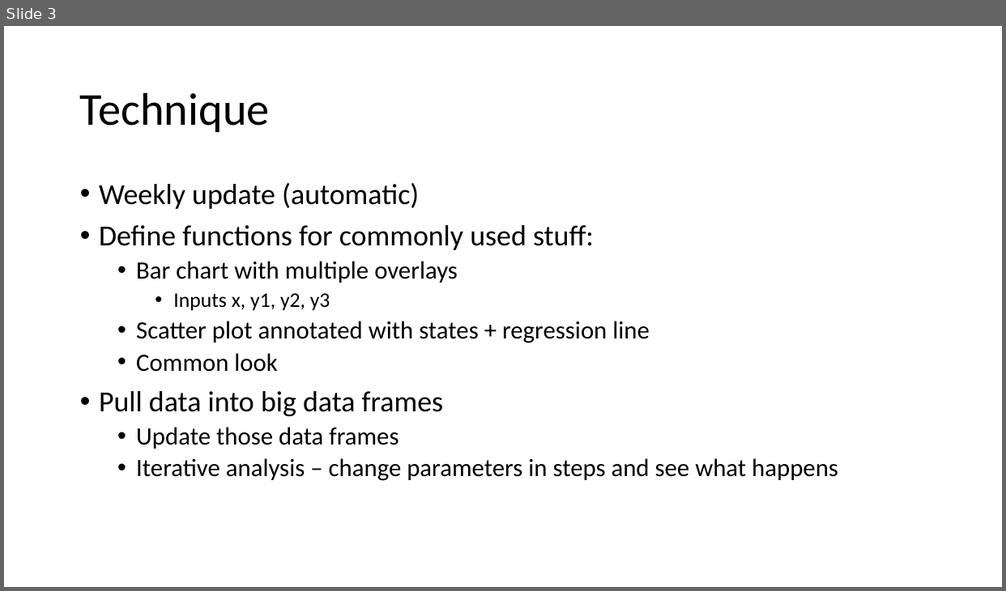
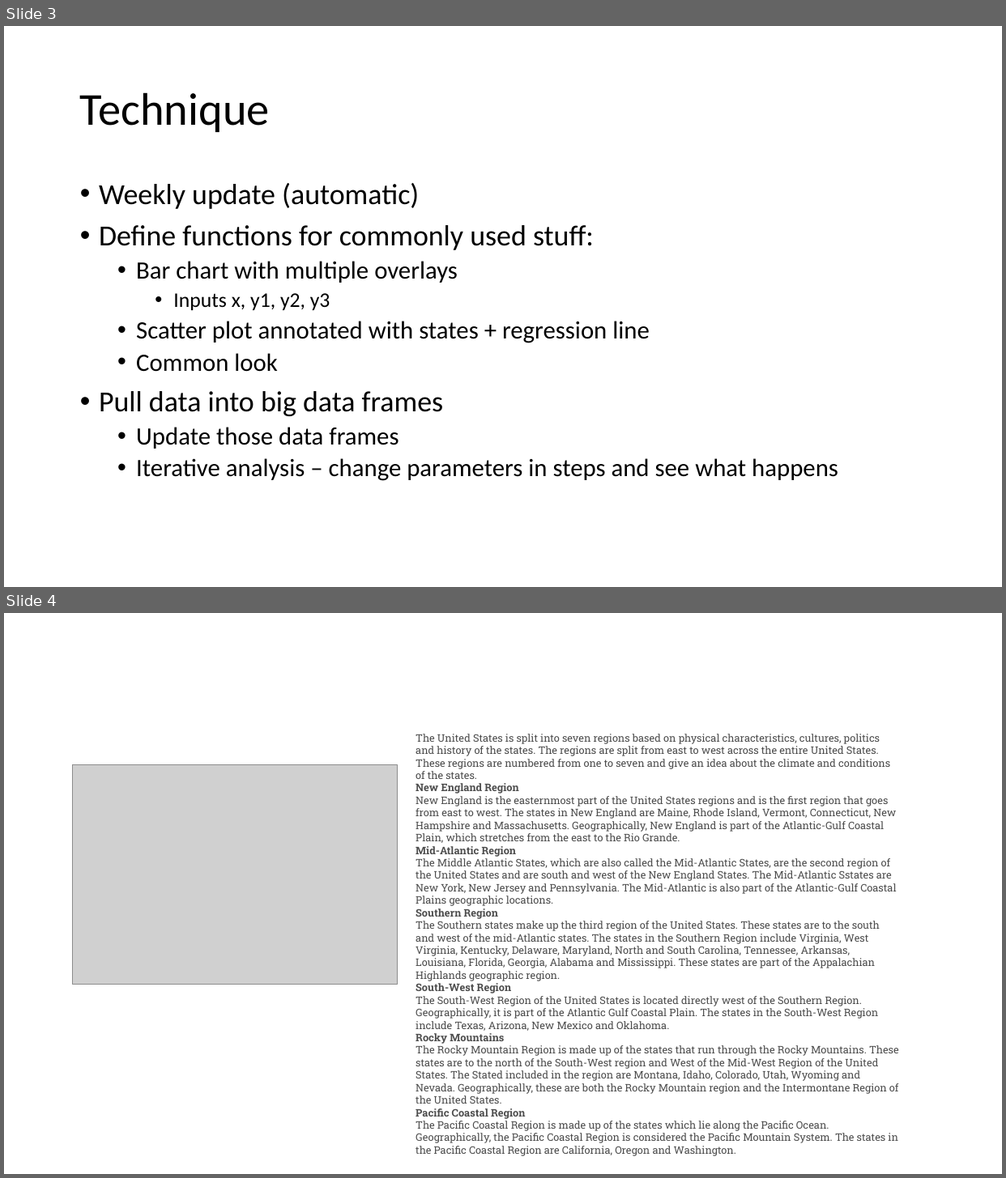
Before and after one commit to jenniecinelli/COVID-19-Data-US-State, a slide deck: Project_1_next_steps.pptx. Shown one above the other, each under a label of ours: slide 3 before the commit, slides 3 and 4 after it. The pictures are 1006x591 and 1006x1178 pixels, drawn with LibreOffice and Linux fonts; fonts in the diff are those of the drawing; grey boxes stand for pictures. Boxes give left, top, right and bottom in pixels: in the first picture for what was removed or moved away, otherwise in the second. Text is boxed around its words. In the diff, an @@ line names an element or a change of style, - is before the commit and + after.

```diff
--- a/Project_1_next_steps.pptx
+++ b/Project_1_next_steps.pptx
@@ slide 4 added at [4,613,1002,1174], background #FFFFFF @@
@@ text added at [415,734,899,1157], 10 pt, text #4D4D4D @@
+The United States is split into seven regions based on physical characteristics, cultures, politics and history of the states. The regions are split from east to west across the entire United States. These regions are numbered from one to seven and give an idea about the climate and conditions of the states.
+New England Region
+New England is the easternmost part of the United States regions and is the first region that goes from east to west. The states in New England are Maine, Rhode Island, Vermont, Connecticut, New Hampshire and Massachusetts. Geographically, New England is part of the Atlantic-Gulf Coastal Plain, which stretches from the east to the Rio Grande.
+Mid-Atlantic Region
+The Middle Atlantic States, which are also called the Mid-Atlantic States, are the second region of the United States and are south and west of the New England States. The Mid-Atlantic Sstates are New York, New Jersey and Pennsylvania. The Mid-Atlantic is also part of the Atlantic-Gulf Coastal Plains geographic locations.
+Southern Region
+The Southern states make up the third region of the United States. These states are to the south and west of the mid-Atlantic states. The states in the Southern Region include Virginia, West Virginia, Kentucky, Delaware, Maryland, North and South Carolina, Tennessee, Arkansas, Louisiana, Florida, Georgia, Alabama and Mississippi. These states are part of the Appalachian Highlands geographic region.
+South-West Region
+The South-West Region of the United States is located directly west of the Southern Region. Geographically, it is part of the Atlantic Gulf Coastal Plain. The states in the South-West Region include Texas, Arizona, New Mexico and Oklahoma.
+Rocky Mountains
+The Rocky Mountain Region is made up of the states that run through the Rocky Mountains. These states are to the north of the South-West region and West of the Mid-West Region of the United States. The Stated included in the region are Montana, Idaho, Colorado, Utah, Wyoming and Nevada. Geographically, these are both the Rocky Mountain region and the Intermontane Region of the United States.
+Pacific Coastal Region
+The Pacific Coastal Region is made up of the states which lie along the Pacific Ocean. Geographically, the Pacific Coastal Region is considered the Pacific Mountain System. The states in the Pacific Coastal Region are California, Oregon and Washington.
@@ picture added at [73,764,398,984] @@
```
Also in this commit, not shown: 7 other files.
